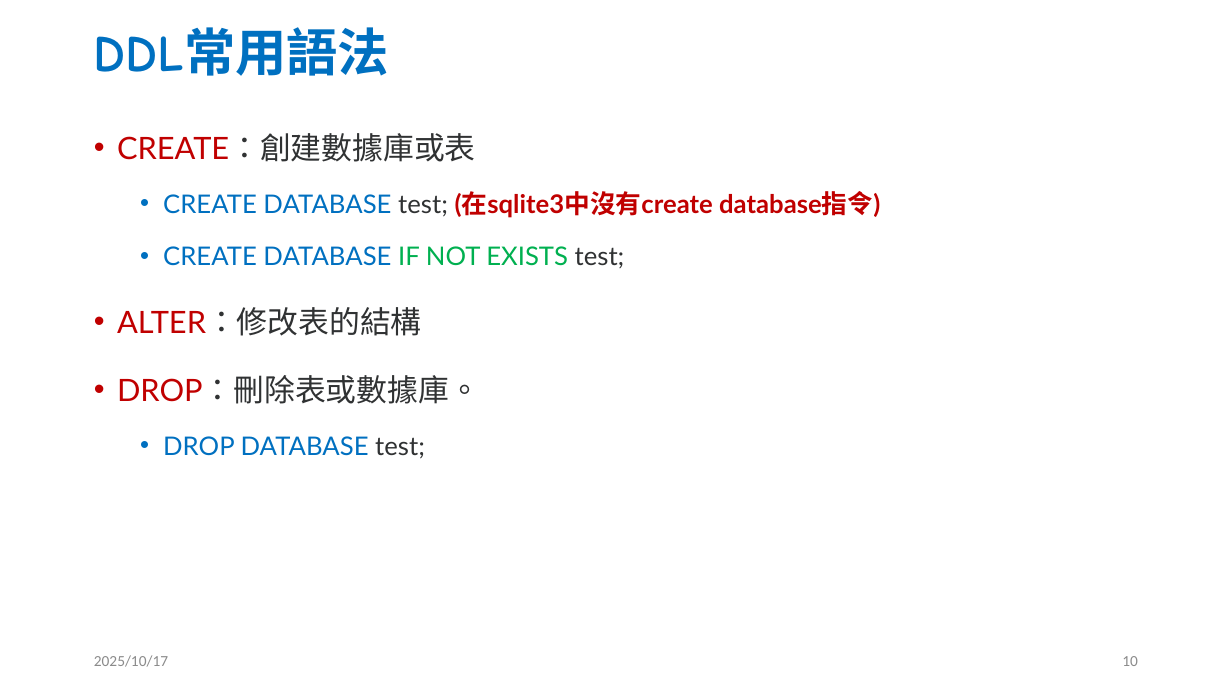
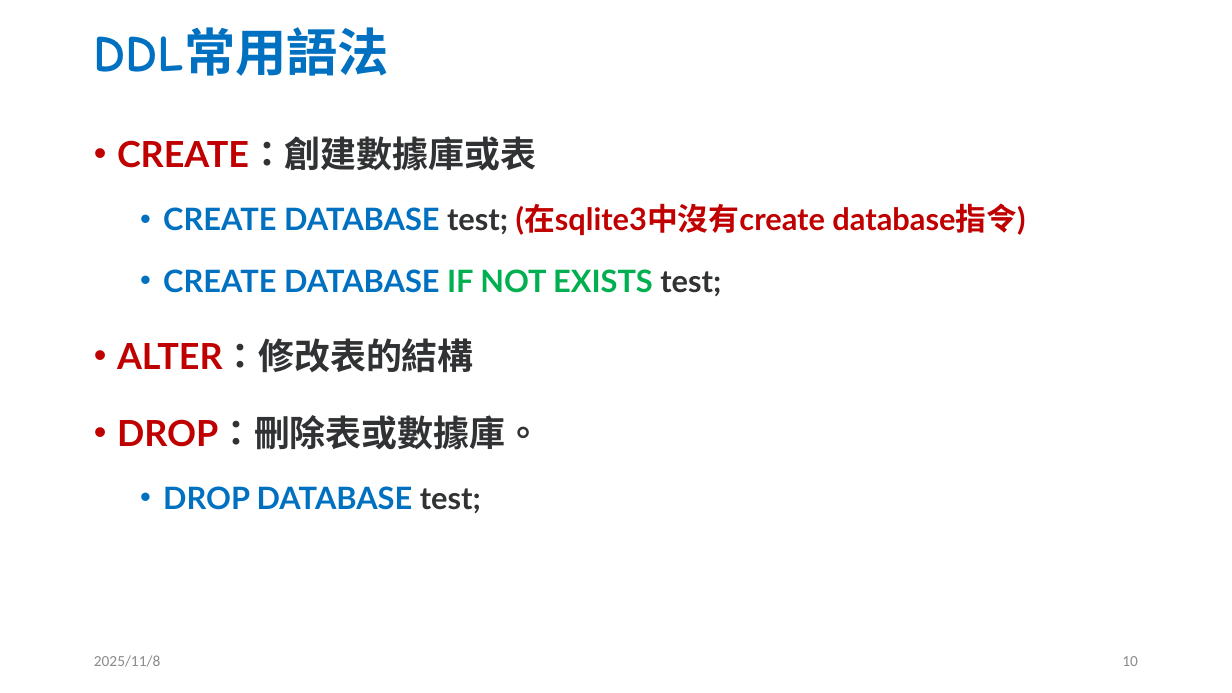
Before and after one commit to jc7qx/2025DB, a slide deck: slide 10 of slides/w11SQL1.pptx. Drawn at 1232x693 pixels with LibreOffice and Linux fonts; fonts in the diff are those of the drawing. Boxes give left, top, right and bottom in pixels: in the first picture for what was removed or moved away, otherwise in the second. Text is boxed around its words. In the diff, an @@ line names an element or a change of style, - is before the commit and + after.

```diff
--- a/slides/w11SQL1.pptx
+++ b/slides/w11SQL1.pptx
@@ text "CREATE：創建數據庫或表" at bbox=[117, 136, 1025, 513]: size 24 to 28 pt in "CREATE：創建數據庫或表", "ALTER：修改表的結構", "DROP：刪除表或數據庫。"; bold on in "CREATE：創建數據庫或表", "CREATE DATABASE test;", "CREATE DATABASE IF NOT EXISTS test;", "ALTER：修改表的結構" and 2 more places; size 20 to 24 pt in "CREATE DATABASE test; (在sqlite3中沒有create database指令)", "CREATE DATABASE IF NOT EXISTS test;", "DROP DATABASE test;" @@
@@ text at bbox=[94, 655, 160, 667]: text changed @@
-2025/10/17
+2025/11/8
```
Also in this commit, not shown: 49 other slides changed, 1 slide added, 5 other files.
